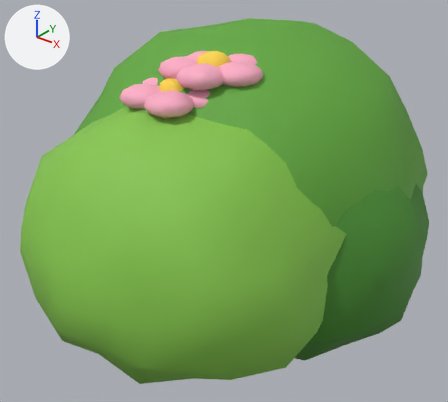
The FBX model Game/BlocksEscape/Assets/Prefabs/Scenery/FlowerBushPink.fbx: old version first, new version second.
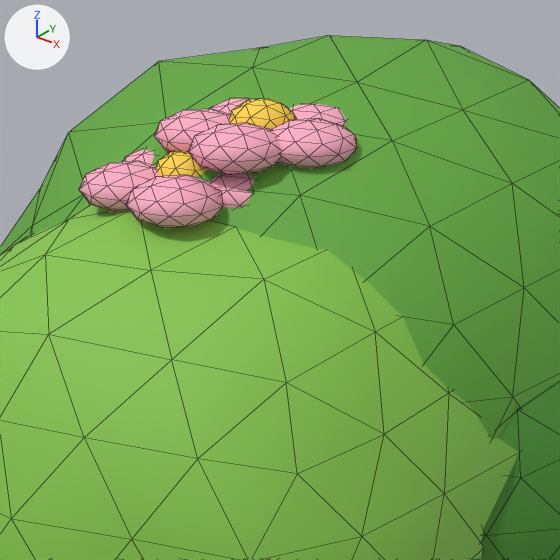
Each version is shown whole from a camera (50 mm lens) standing at (0.953, -1.29, 1.042) and looking at (0.004, -0.103, 0.306), then close up on the part from 17% to 82% of the width and 0% to 72% of the height. Lighting does not change. The marker at upper left points along +X, +Y and +Z. The older version's two pictures come first. The close-ups show mesh edges as thin lines. Where no turn or scale is listed for an object, it has been applied to the vertices.

Names of what the first close-up shows: 'FlowerBushPink'.
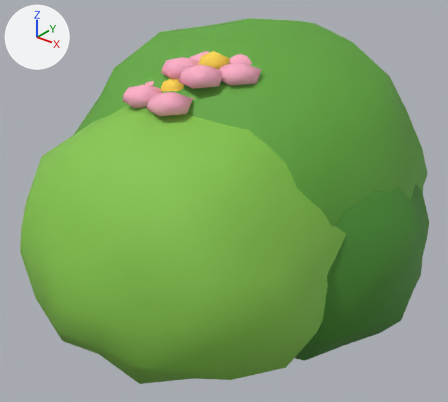
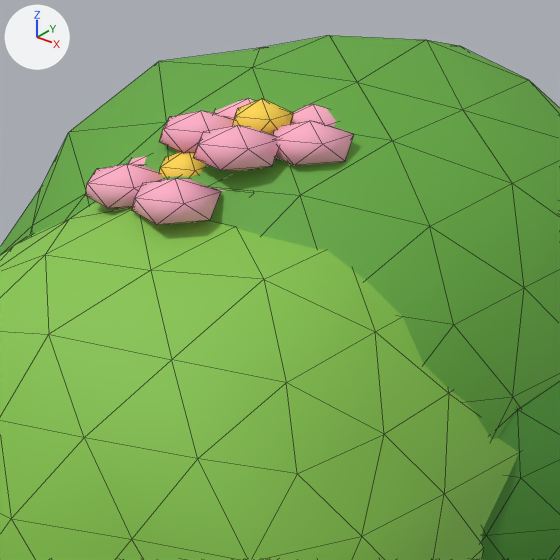
Edits to the bpy script that builds the scene:
```text
Change me_flowerbushpink:
    used by ob_flowerbushpink; location = (0.0, 0.0, 0.0)
    remove me_flowerbushpink.from_pydata(...)  # 1908 vertices, 3680 faces; spans x -0.474..0.539, y -0.689..0.599, z -0.049..0.775
    add me_flowerbushpink.from_pydata(...)  # 1008 vertices, 1880 faces; spans x -0.474..0.539, y -0.689..0.599, z -0.049..0.775
    me_flowerbushpink part 1: 900 vertices removed from x -0.296..0.186, y -0.409..0.254, z 0.579..0.733
```

Pixel boxes [x1, y1, x2, y2] of what changed, in the close-ups (560 x 560 px):
part 1 of me_flowerbushpink, deleted (pink): before [79, 98, 357, 228]
